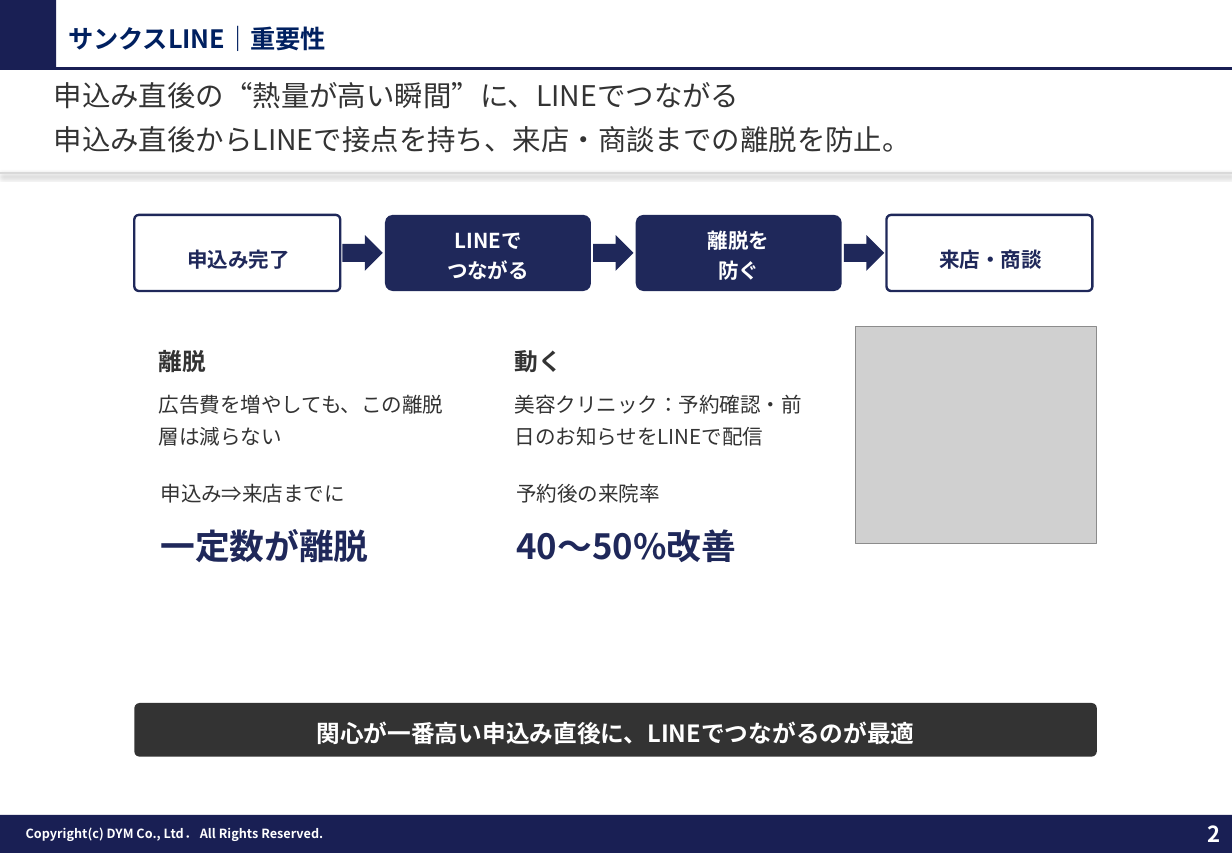
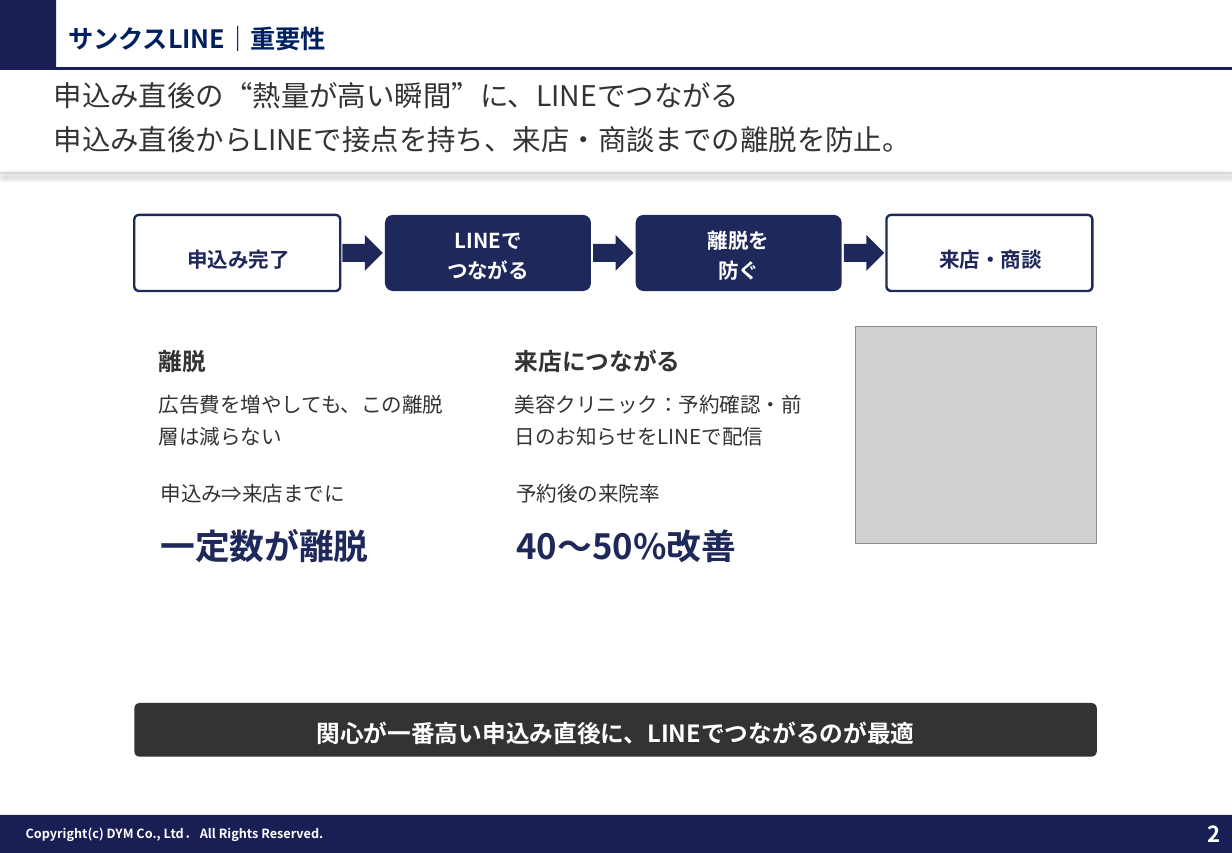
Before and after one commit to tonomura-r-dev/folder, a slide deck: slide 2 of 20261002_サンクスLINEのご提案_事例入り.pptx. Drawn at 1232x853 pixels with LibreOffice and Linux fonts; fonts in the diff are those of the drawing; grey boxes stand for pictures; background and template pictures are left out. Boxes give left, top, right and bottom in pixels: in the first picture for what was removed or moved away, otherwise in the second. Text is boxed around its words. In the diff, an @@ line names an element or a change of style, - is before the commit and + after.

```diff
--- a/20261002_サンクスLINEのご提案_事例入り.pptx
+++ b/20261002_サンクスLINEのご提案_事例入り.pptx
@@ text at [515, 349, 681, 372]: text changed @@
-動く
+来店につながる
```
Also in this commit, not shown: 4 other files.
